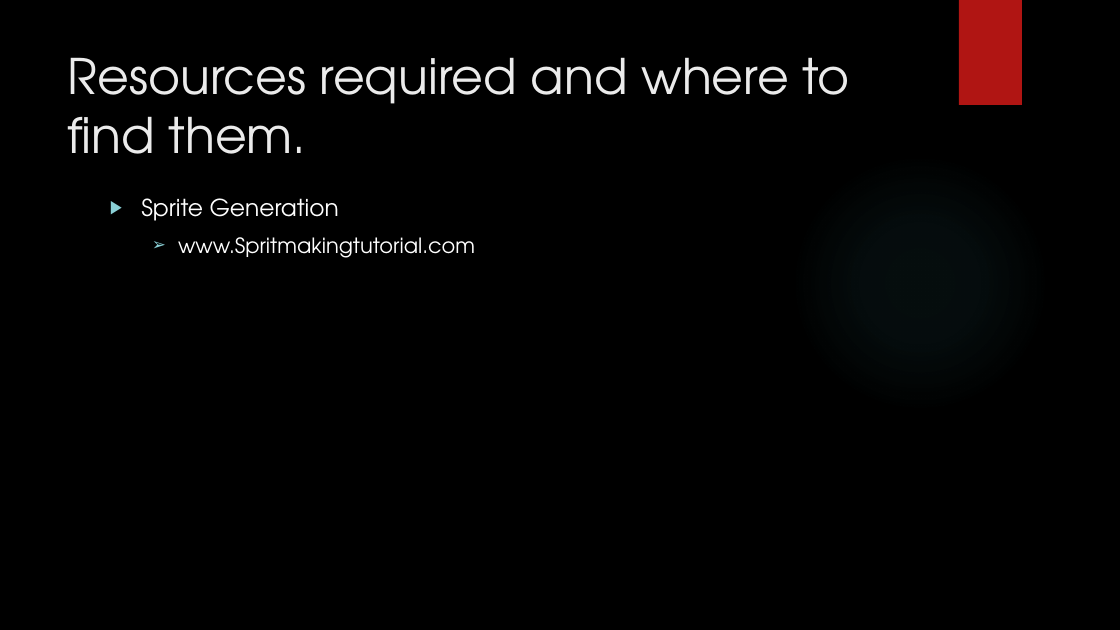
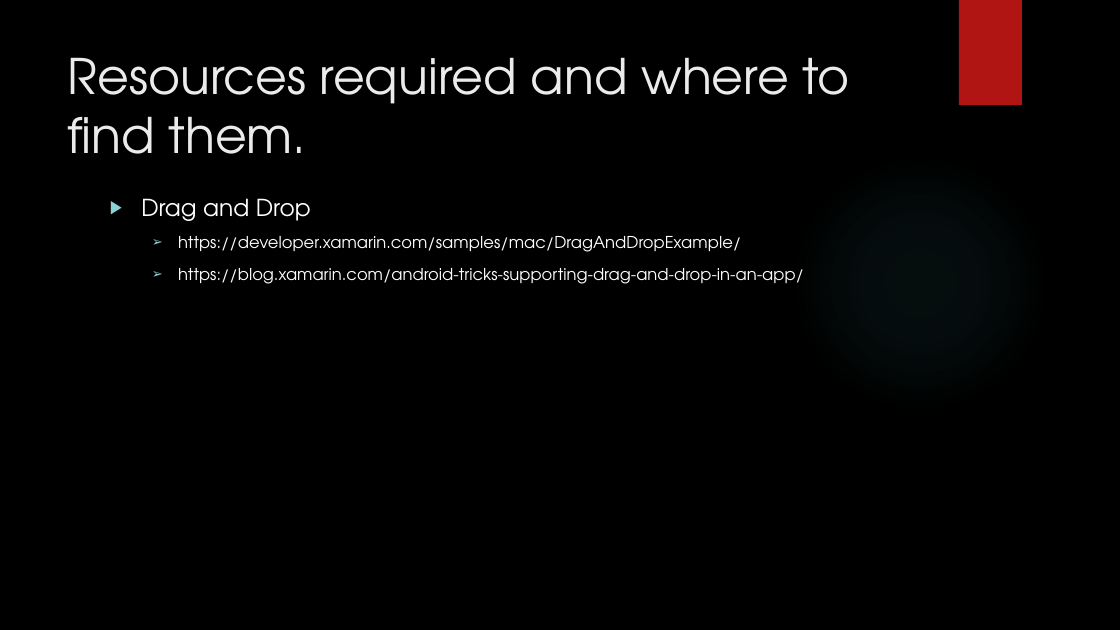
Before and after one commit to IgnitionOrk/SCaR_Arcade, a slide deck: slide 17 of SCaRArcade.pptx (slide 16 before the commit). Drawn at 1120x630 pixels with LibreOffice and Linux fonts; fonts in the diff are those of the drawing; background and template pictures are left out. Boxes give left, top, right and bottom in pixels: in the first picture for what was removed or moved away, otherwise in the second. Text is boxed around its words. In the diff, an @@ line names an element or a change of style, - is before the commit and + after.

```diff
--- a/SCaRArcade.pptx
+++ b/SCaRArcade.pptx
@@ text at (141, 198, 804, 284): text changed; size 18 to 14 pt @@
-▶ Sprite Generation
-  ➢ www.Spritmakingtutorial.com
+▶ Drag and Drop
+  ➢ https://developer.xamarin.com/samples/mac/DragAndDropExample/
+  ➢ https://blog.xamarin.com/android-tricks-supporting-drag-and-drop-in-an-app/
```
Also in this commit, not shown: 2 other slides changed, 1 slide added.
